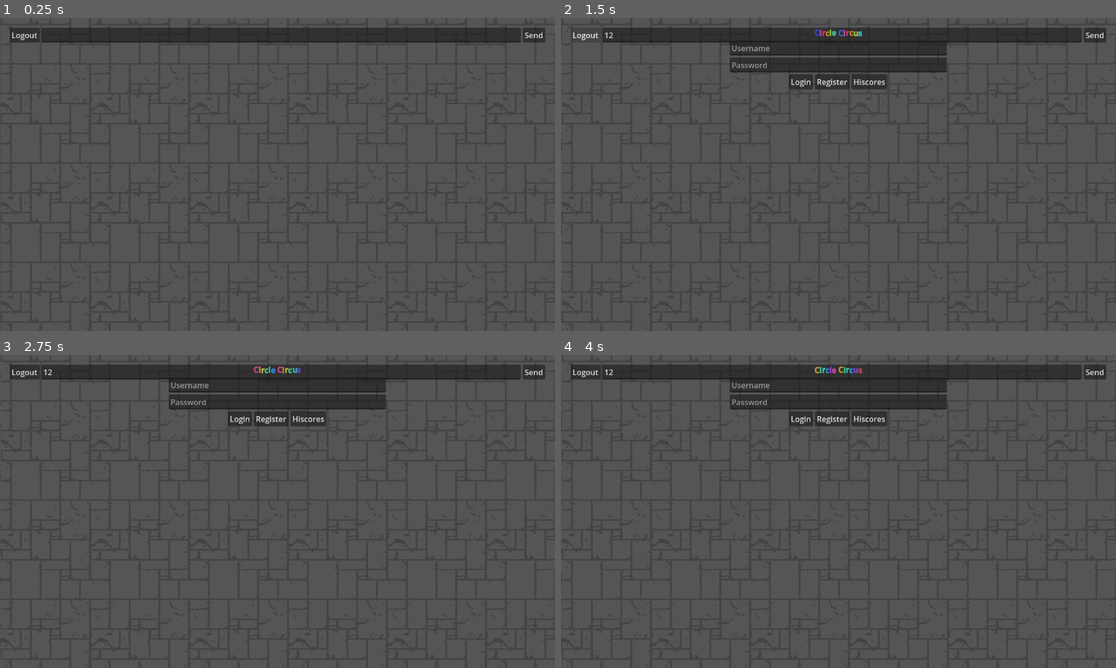
Above: before the commit, frames 1-4 (two rows, left to right).
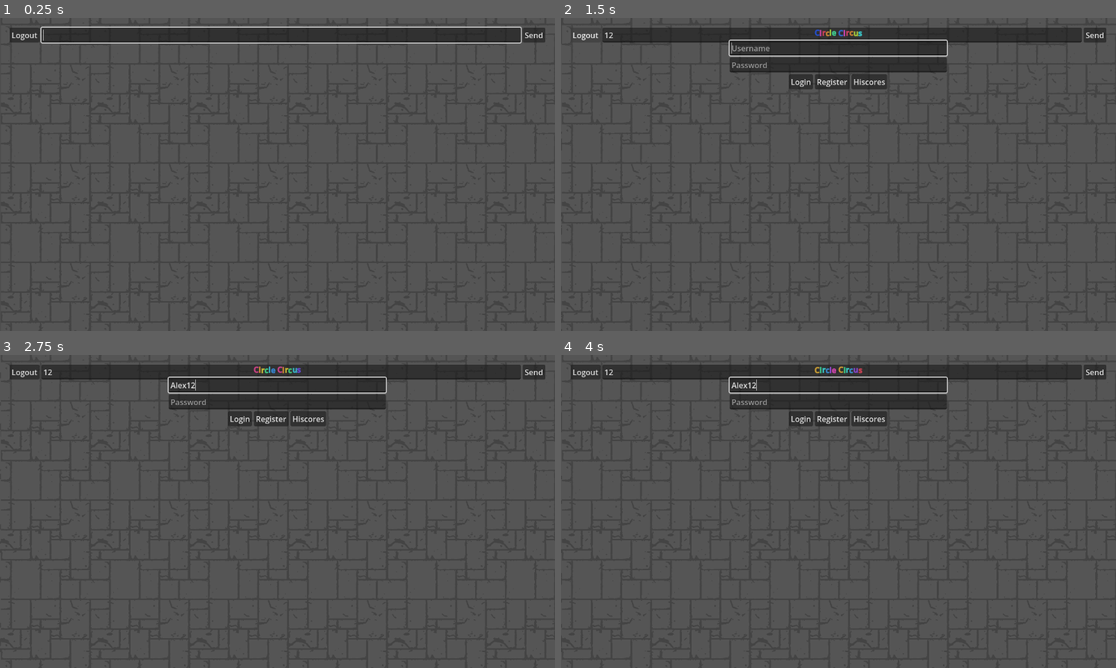
Above: after the commit, the same moments.

Repository: bigjunglex/agarlike-io
Game: Godot game, scene res://states/ingame/ingame.tscn
Same seed, same stepped clock (60 frames per second), same inputs: the game is played once before the commit and once after it. This scene is started directly instead of the project's main scene.
Inputs (mouse positions are in pixels of both pictures, inside the frame that each line leads up to):
- Up to frame 1 (0.25 s): no input
- Up to frame 2 (1.5 s): click (844, 33) at 0.52 s; type "12" at 0.6 s; click "Logout" at 1.25 s
- Up to frame 3 (2.75 s): click (277, 386) at 2.02 s; type "Alex" at 2.1 s; click (277, 401) at 2.25 s; type "12" at 2.33 s
- Up to frame 4 (4 s): click "Login" at 2.75 s; click "Register" at 3.5 s

The runs differ from the first frame. In frame 1, 0.8% of the frame differs, in the area x 7-94%, y 2-9%; in frame 2, 0.4%; in frame 3, 0.5%; in frame 4, 0.5%.

Commit message:
accessability for UI

Diff:
--- a/client/states/browse_scores/browse_scores.gd
+++ b/client/states/browse_scores/browse_scores.gd
@@ -13,6 +13,7 @@
 	_back.button_down.connect(_on_back_pressed)
 	_line_edit.text_submitted.connect(_on_line_edit_submit)
 	_search_btn.button_down.connect(_on_search_pressed)
+	_line_edit.grab_focus.call_deferred()
 
 	var packet := packets.Packet.new()
 	packet.new_hiscore_board_request()
--- a/client/states/browse_scores/browse_scores.tscn
+++ b/client/states/browse_scores/browse_scores.tscn
@@ -69,5 +69,6 @@
 [node name="Log" type="RichTextLabel" parent="UI/MarginContainer/VBoxContainer" unique_id=1202761565]
 custom_minimum_size = Vector2(0, 100)
 layout_mode = 2
+scroll_following = true
 script = ExtResource("3_g8oo2")
 metadata/_custom_type_script = "uid://j22s314pk4mi"
--- a/client/states/connected/connected.gd
+++ b/client/states/connected/connected.gd
@@ -18,6 +18,7 @@
 	_login_button.pressed.connect(_on_login_pressed)
 	_register_button.pressed.connect(_on_register_pressed)
 	_hiscores_button.pressed.connect(_on_hiscores_pressed)
+	_username_field.grab_focus.call_deferred()
 
 func _on_ws_packet_recieved(packet: packets.Packet) -> void:
 	var _sender_id := packet.get_sender_id()
--- a/client/states/connected/connected.tscn
+++ b/client/states/connected/connected.tscn
@@ -53,6 +53,8 @@
 [node name="Password" type="LineEdit" parent="UI/MarginContainer/VBoxContainer" unique_id=987337070]
 layout_mode = 2
 placeholder_text = "Password"
+virtual_keyboard_type = 6
+secret = true
 
 [node name="HBoxContainer" type="HBoxContainer" parent="UI/MarginContainer/VBoxContainer" unique_id=1499565970]
 layout_mode = 2
@@ -73,6 +75,7 @@
 [node name="Log" type="RichTextLabel" parent="UI/MarginContainer/VBoxContainer" unique_id=1848809540]
 custom_minimum_size = Vector2(0, 300)
 layout_mode = 2
+scroll_following = true
 script = ExtResource("2_kh2bm")
 metadata/_custom_type_script = "uid://j22s314pk4mi"
 
--- a/client/states/ingame/ingame.gd
+++ b/client/states/ingame/ingame.gd
@@ -22,6 +22,7 @@
 	_line_edit.text_submitted.connect(_on_line_edit_submit)
 	_send_btn.button_down.connect(_on_send)
 	_logout_btn.button_down.connect(_on_logout)
+	_line_edit.grab_focus.call_deferred()
 
 func _on_ws_connection_closed() -> void:
 	_log.warning("Disconnected from the server")
--- a/client/states/ingame/ingame.tscn
+++ b/client/states/ingame/ingame.tscn
@@ -60,5 +60,6 @@
 custom_minimum_size = Vector2(0, 300)
 layout_mode = 2
 size_flags_vertical = 10
+scroll_following = true
 script = ExtResource("2_q22go")
 metadata/_custom_type_script = "uid://j22s314pk4mi"
